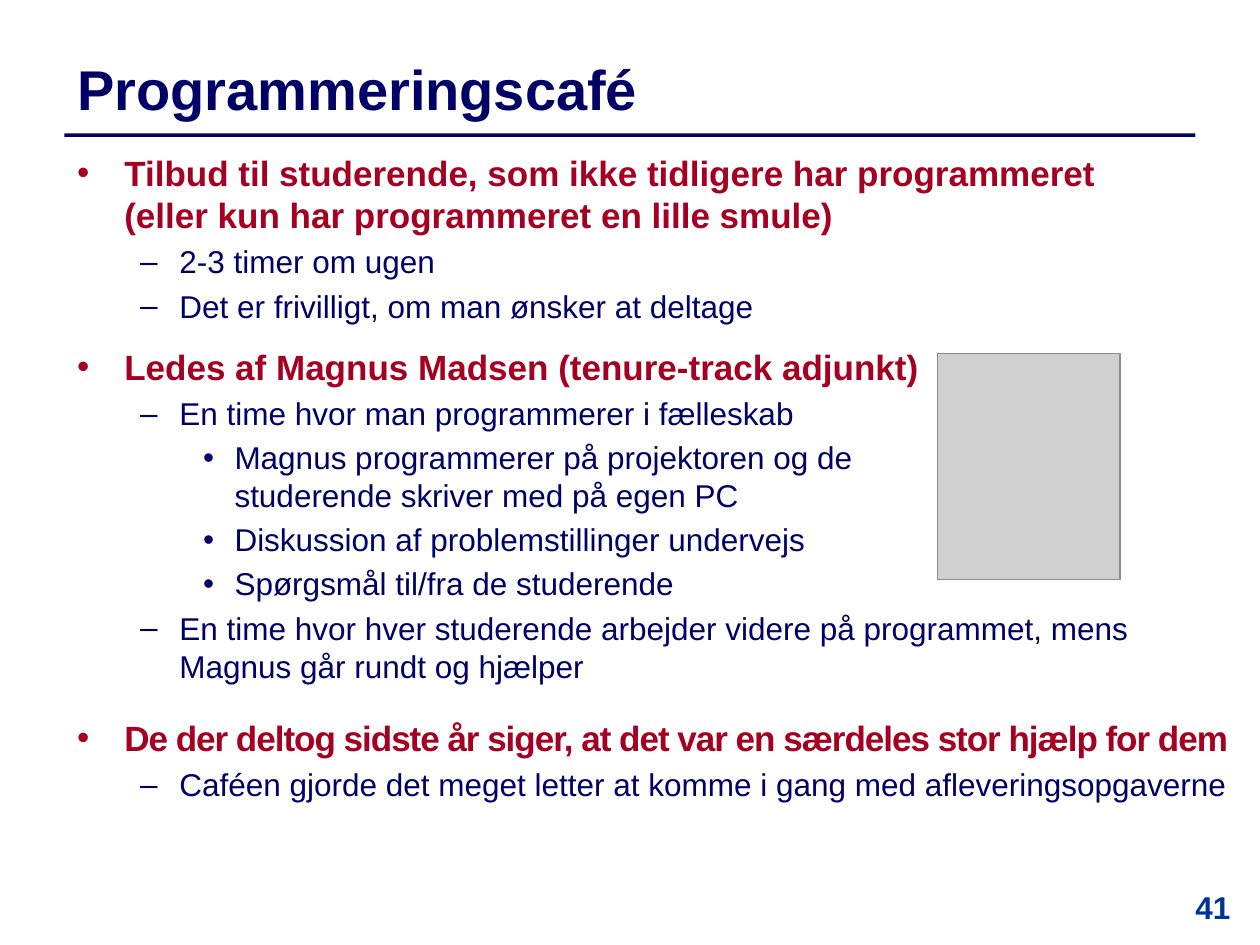
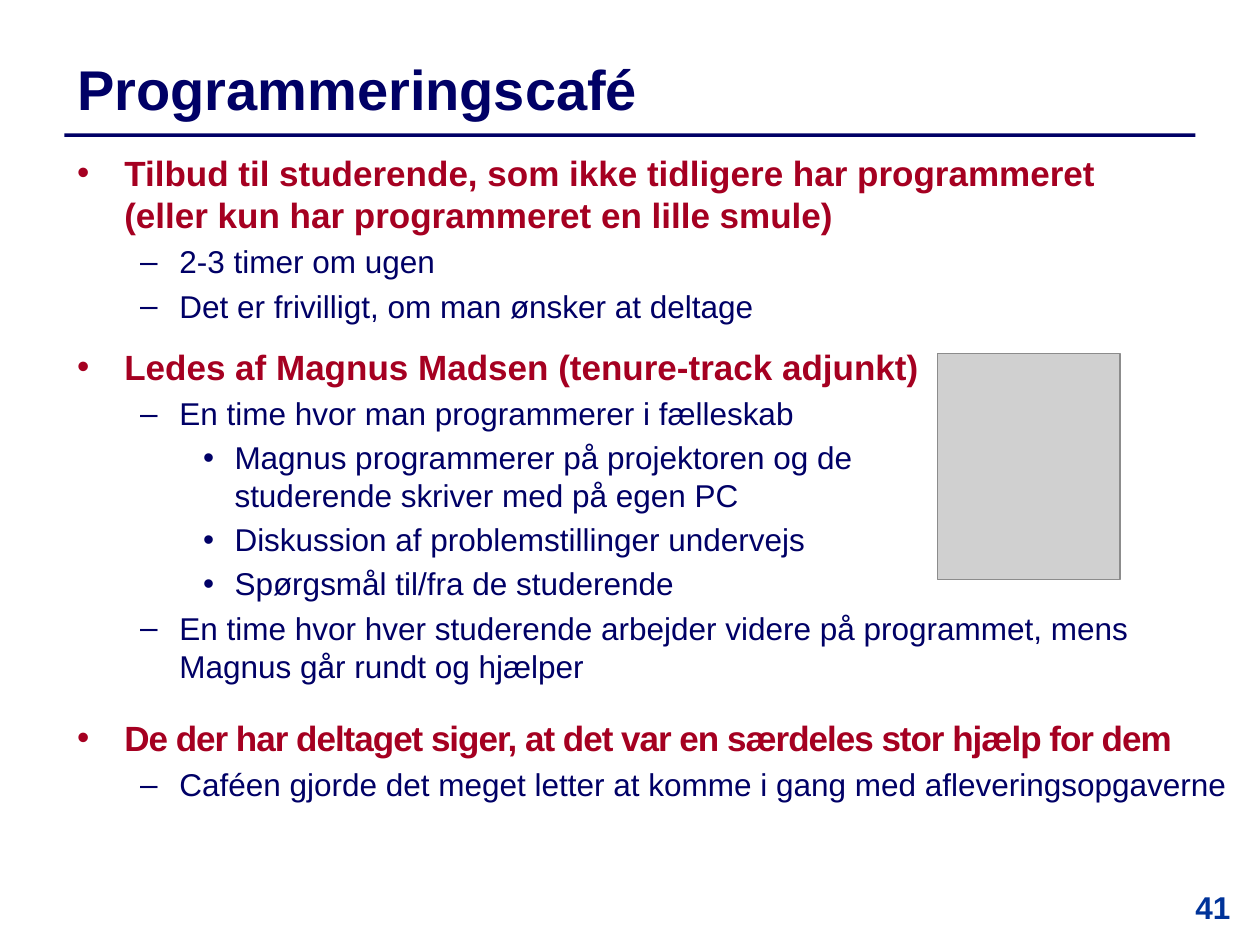
Before and after one commit to IntProgAU/Materiale, a slide deck: slide 41 of web/e23/uge_1a/Slides-Uge1-Mandag.pptx. Drawn at 1260x945 pixels with LibreOffice and Linux fonts; fonts in the diff are those of the drawing; grey boxes stand for pictures. Boxes give left, top, right and bottom in pixels: in the first picture for what was removed or moved away, otherwise in the second. Text is boxed around its words. In the diff, an @@ line names an element or a change of style, - is before the commit and + after.

```diff
--- a/web/e23/uge_1a/Slides-Uge1-Mandag.pptx
+++ b/web/e23/uge_1a/Slides-Uge1-Mandag.pptx
@@ text at box(124, 725, 1172, 758): text changed @@
-  • De der deltog sidste år siger, at det var en særdeles stor hjælp for dem
+  • De der har deltaget siger, at det var en særdeles stor hjælp for dem
```
Also in this commit, not shown: 9 other slides changed, 1 other file.
